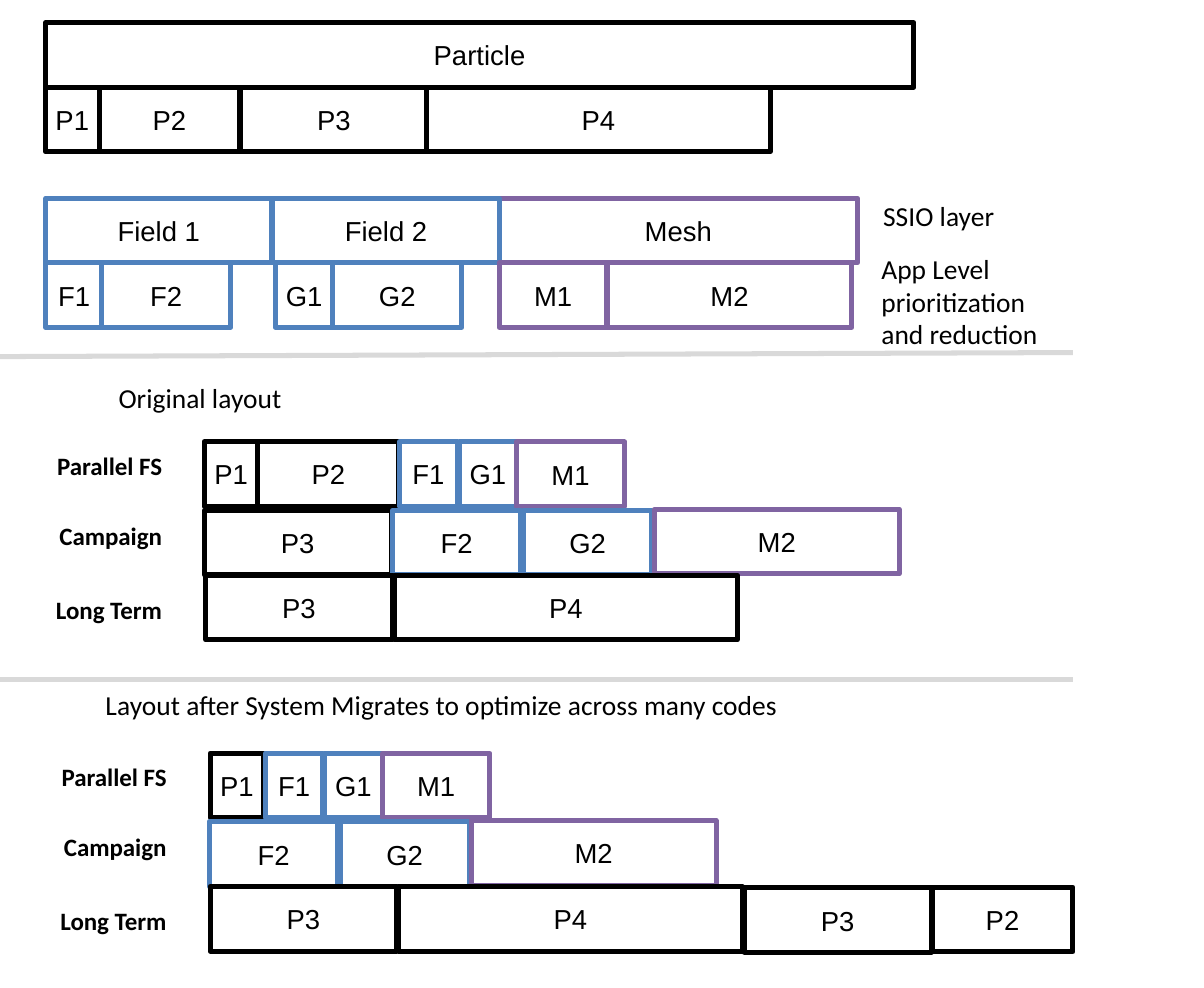
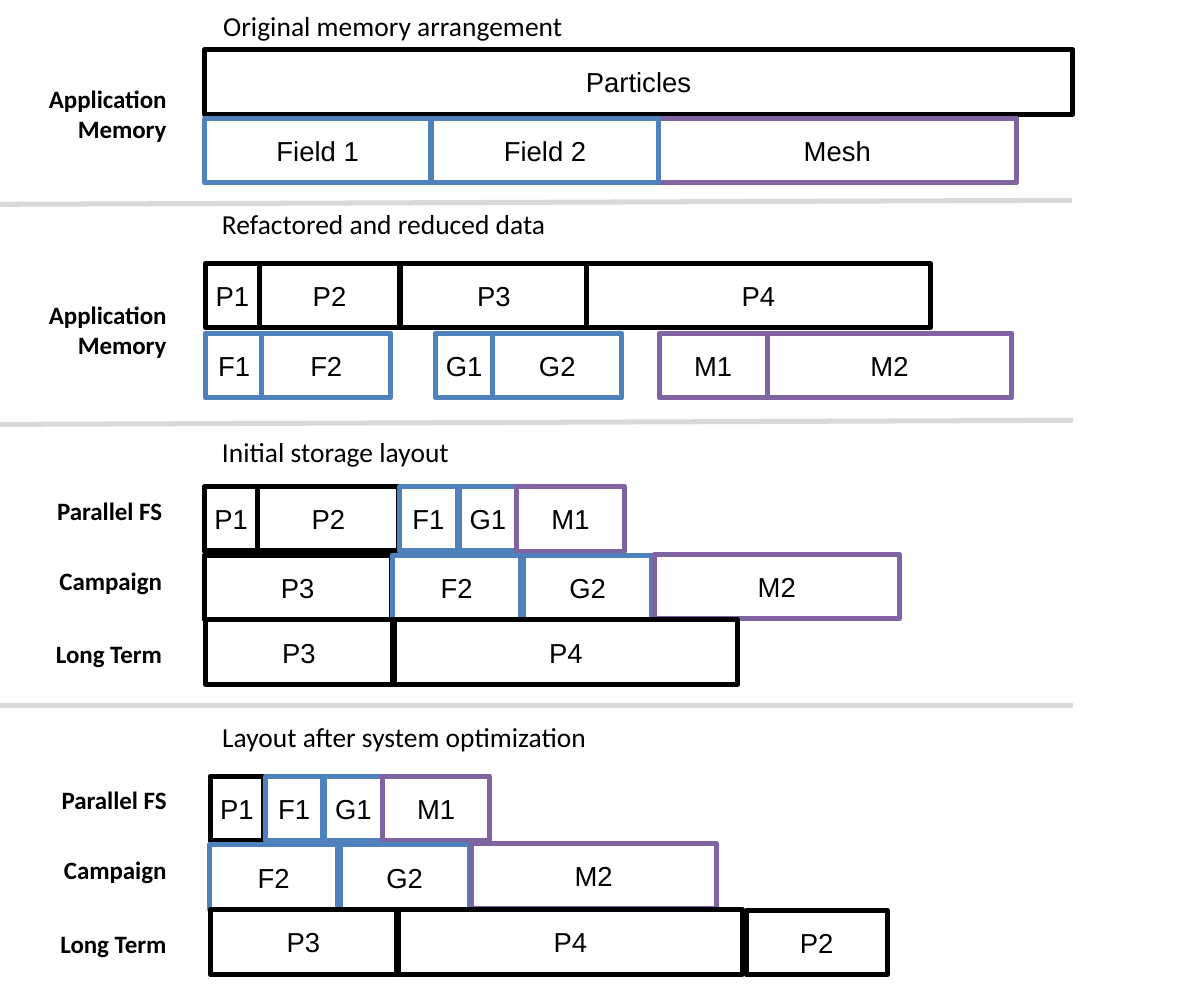
Before and after one commit to TPLink32/sirius, a slide deck: slide 1 of graphics/SSIO-bucket.pptx. Drawn at 1204x988 pixels with LibreOffice and Linux fonts; fonts in the diff are those of the drawing. Boxes give left, top, right and bottom in pixels: in the first picture for what was removed or moved away, otherwise in the second. Text is boxed around its words. In the diff, an @@ line names an element or a change of style, - is before the commit and + after.

```diff
--- a/graphics/SSIO-bucket.pptx
+++ b/graphics/SSIO-bucket.pptx
@@ text added at <box>223,17,562,41</box>, 11 pt, text #000000 @@
+Original memory arrangement
@@ rectangle "Particles": place and size @@
-rectangle "Particles" at <box>45,23,913,88</box>
+rectangle "Particles" at <box>205,50,1073,115</box>
@@ text in rectangle at <box>586,72,691,93</box>: text changed @@
-Particle
+Particles
@@ text added at <box>49,90,167,142</box>, 10 pt, text #000000, bold @@
+Application
+Memory
@@ 3 rectangles: place and size @@
-3 rectangles at <box>45,198,859,262</box>
+3 rectangles at <box>205,119,1017,183</box>
@@ line added from (0, 205) to (1071, 201), #D9D9D9 2 pt @@
@@ text removed at <box>883,207,994,231</box> @@
-SSIO layer
@@ text added at <box>222,215,545,235</box>, 11 pt, text #000000 @@
+Refactored and reduced data
@@ 4 rectangles: place and size @@
-4 rectangles at <box>45,88,769,153</box>
+4 rectangles at <box>205,264,929,329</box>
@@ text removed at <box>881,260,1038,345</box> @@
-App Level prioritization
-and reduction
@@ text added at <box>49,306,167,358</box>, 10 pt, text #000000, bold @@
+Application
+Memory
@@ 6 rectangles: place and size @@
-6 rectangles at <box>45,262,852,327</box>
+6 rectangles at <box>205,334,1012,399</box>
@@ line moved from (0, 358) - (1073, 352) to (0, 424) - (1073, 421) @@
@@ text at <box>222,443,448,467</box>: text changed @@
-Original layout
+Initial storage layout
@@ 11 rectangles, 3 texts: place and size @@
-11 rectangles, 3 texts at <box>56,442,899,640</box>
+11 rectangles, 3 texts at <box>56,487,899,685</box>
@@ 5 rectangles, 3 texts, 1 line: place and size @@
-5 rectangles, 3 texts, 1 line at <box>0,679,1073,935</box>
+5 rectangles, 3 texts, 1 line at <box>0,706,1073,958</box>
@@ text at <box>222,728,586,752</box>: text changed @@
-Layout after System Migrates to optimize across many codes
+Layout after system optimization
@@ 4 rectangles: place and size @@
-4 rectangles at <box>208,823,742,952</box>
+4 rectangles at <box>208,845,742,974</box>
@@ rectangle removed at <box>744,888,931,952</box> @@
-P3
@@ rectangle "P2": place and size @@
-rectangle "P2" at <box>933,888,1073,952</box>
+rectangle "P2" at <box>746,911,886,976</box>
```
Also in this commit, not shown: 1 other file.
